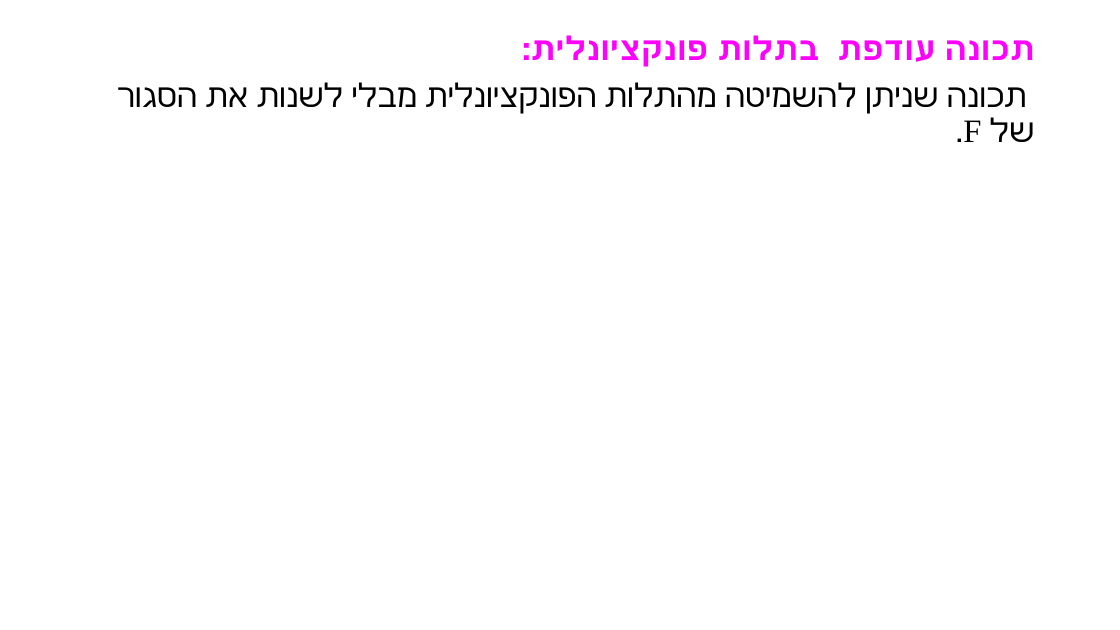
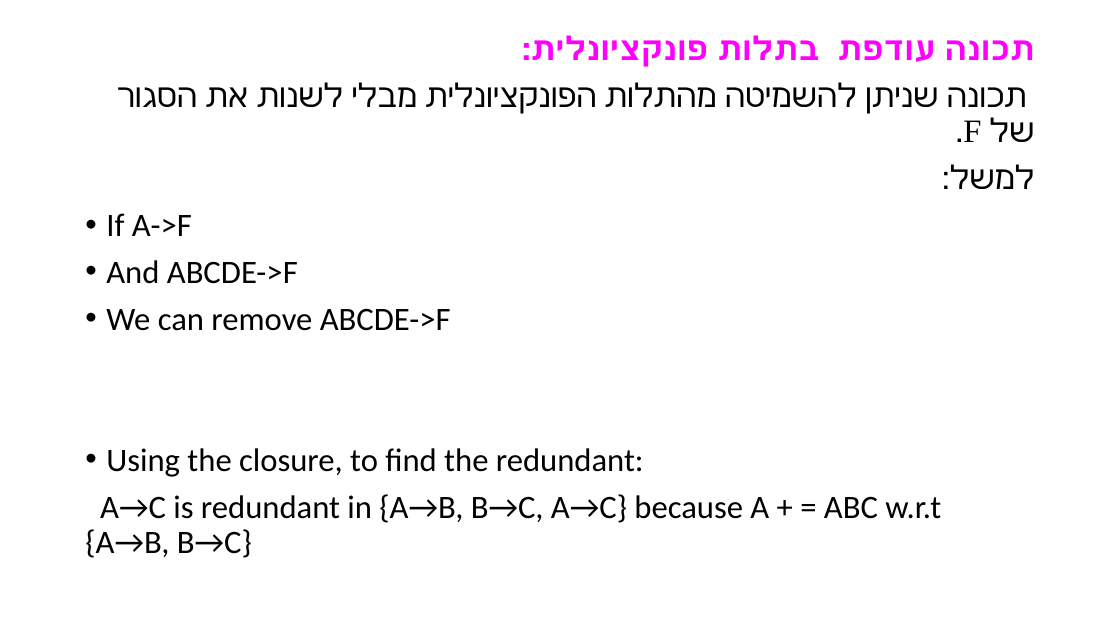
Before and after one commit to Kaitel/OOP, a slide deck: slide 32 of 20277 Database systems/FunctionalDependencies_chapter8.pptx. Drawn at 1120x630 pixels with LibreOffice and Linux fonts; fonts in the diff are those of the drawing. Boxes give left, top, right and bottom in pixels: in the first picture for what was removed or moved away, otherwise in the second. Text is boxed around its words. In the diff, an @@ line names an element or a change of style, - is before the commit and + after.

```diff
--- a/20277 Database systems/FunctionalDependencies_chapter8.pptx
+++ b/20277 Database systems/FunctionalDependencies_chapter8.pptx
@@ text at (85, 164, 1035, 558): paragraphs added @@
+למשל:
+• If A->F
+• And ABCDE->F
+• We can remove ABCDE->F
+• Using the closure, to find the redundant:
+A→C is redundant in {A→B, B→C, A→C} because A + = ABC w.r.t {A→B, B→C}
```
Also in this commit, not shown: 6 other slides changed, 3 other files.
